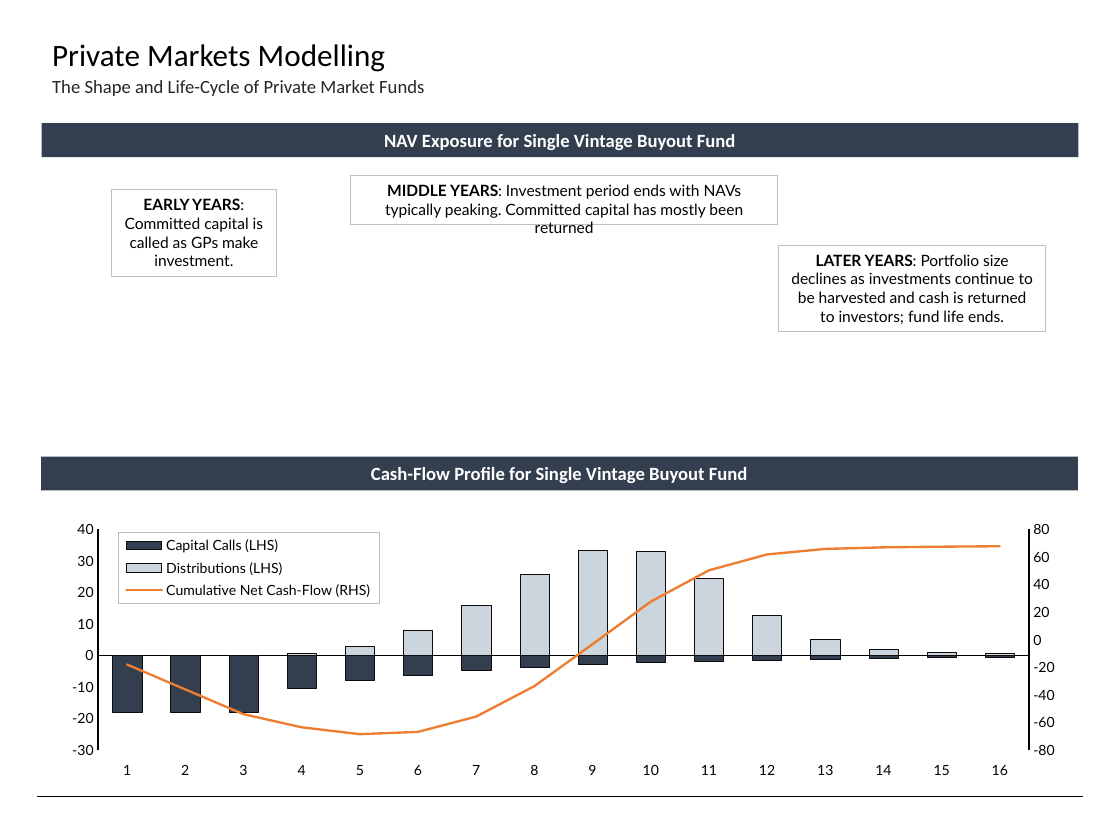
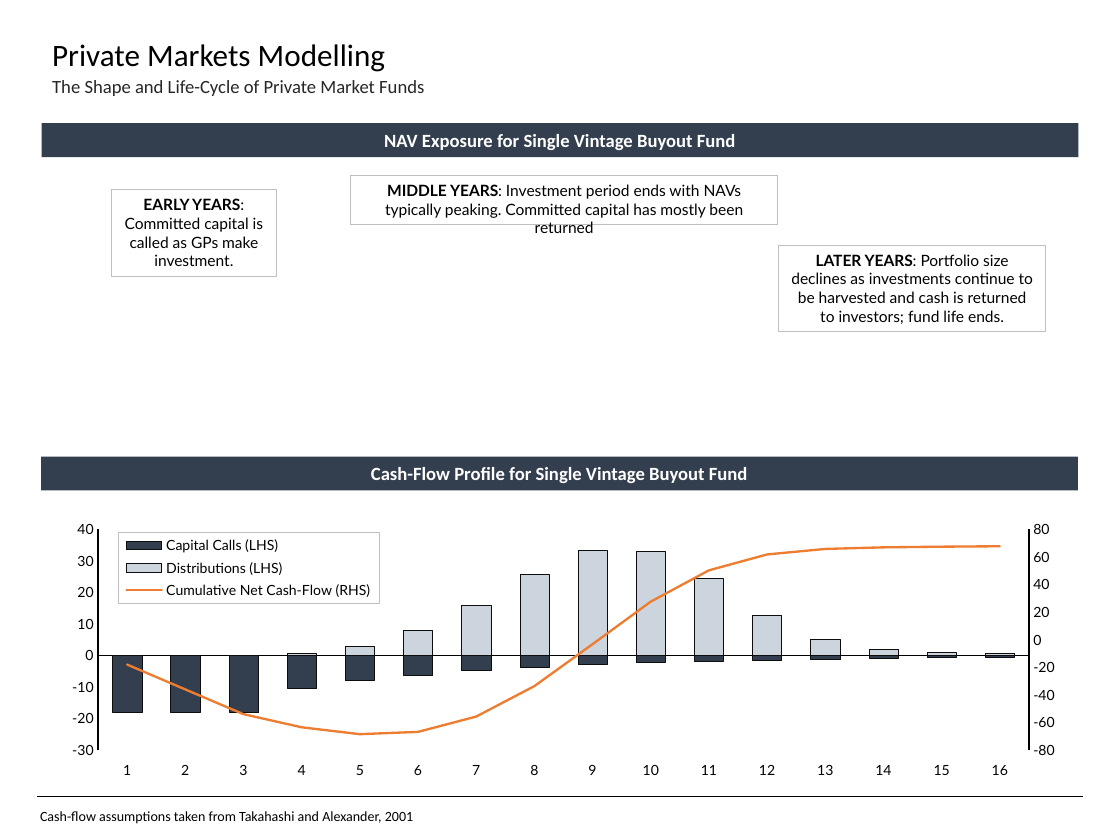
Before and after one commit to fabarker/epsilon-phi, a slide deck: slide 37 of epsilon-phi-core/src/python/epsilonPhi/ep_saa/marketing/Slides.pptx (slide 36 before the commit). Drawn at 1120x840 pixels with LibreOffice and Linux fonts; fonts in the diff are those of the drawing. Boxes give left, top, right and bottom in pixels: in the first picture for what was removed or moved away, otherwise in the second. Text is boxed around its words. In the diff, an @@ line names an element or a change of style, - is before the commit and + after.

```diff
--- a/epsilon-phi-core/src/python/epsilonPhi/ep_saa/marketing/Slides.pptx
+++ b/epsilon-phi-core/src/python/epsilonPhi/ep_saa/marketing/Slides.pptx
@@ text added at (40,811,413,824), 9 pt, text #000000 @@
+Cash-flow assumptions taken from Takahashi and Alexander, 2001
```
Also in this commit, not shown: 18 other slides changed, 1 slide added, 1 other file.
